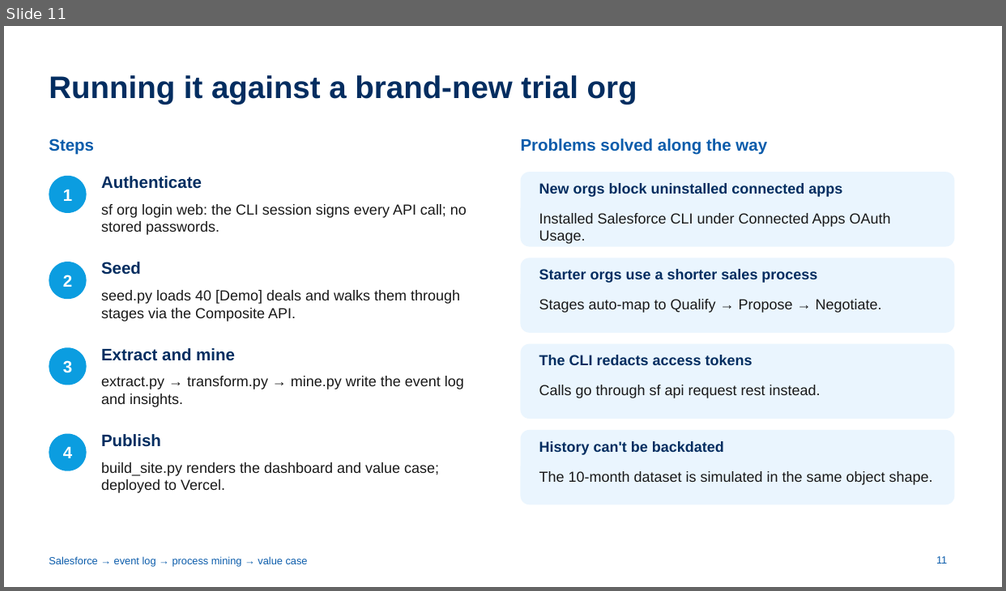
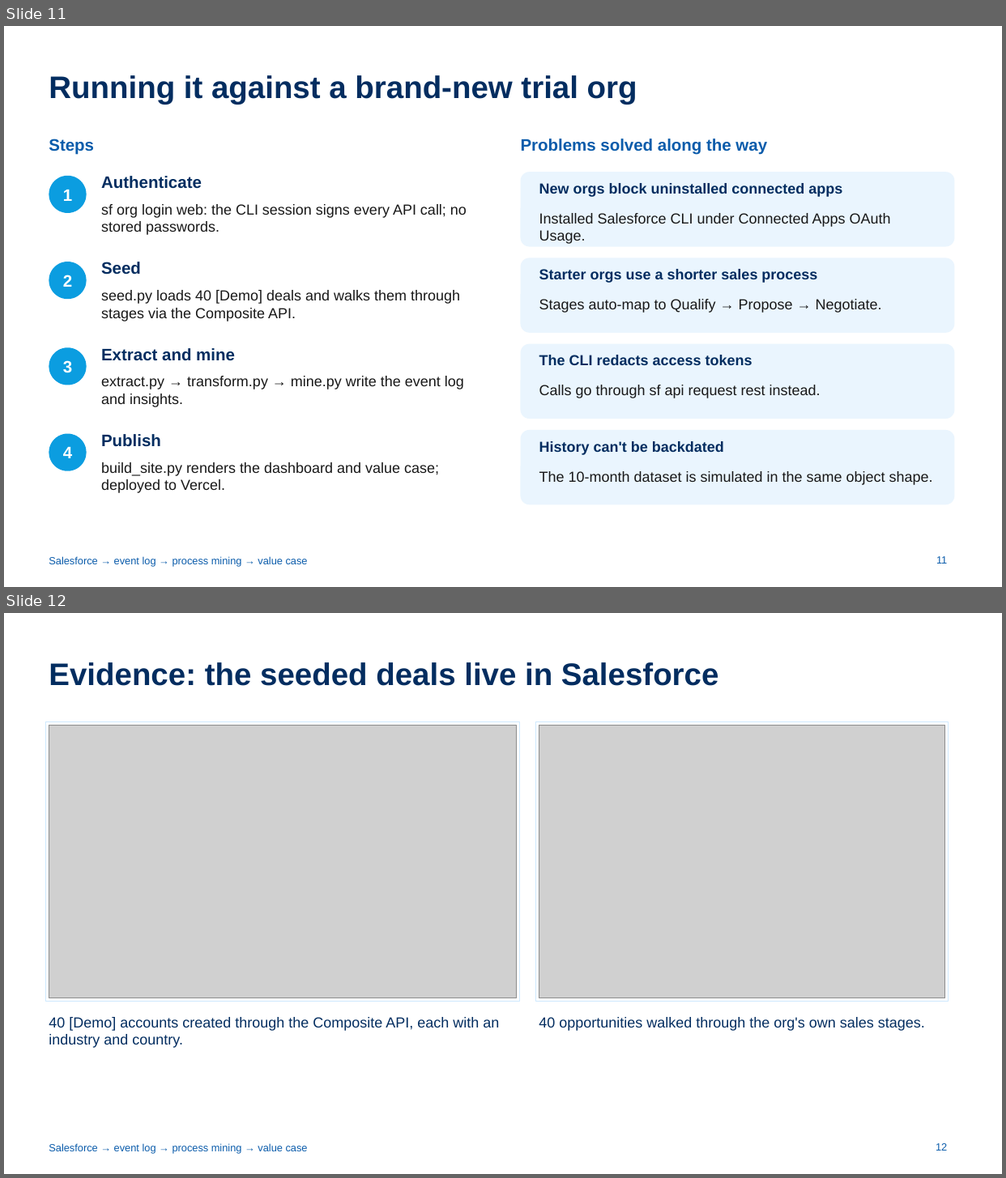
Before and after one commit to ch-lukas/salesforce-process-intelligence, a slide deck: deck/salesforce-process-intelligence.pptx. Shown one above the other, each under a label of ours: slide 11 before the commit, slides 11 and 12 after it. The pictures are 1006x591 and 1006x1178 pixels, drawn with LibreOffice and Linux fonts; fonts in the diff are those of the drawing; grey boxes stand for pictures. Boxes give left, top, right and bottom in pixels: in the first picture for what was removed or moved away, otherwise in the second. Text is boxed around its words. In the diff, an @@ line names an element or a change of style, - is before the commit and + after.

```diff
--- a/deck/salesforce-process-intelligence.pptx
+++ b/deck/salesforce-process-intelligence.pptx
@@ slide 12 added at (4, 613, 1002, 1174), background #FFFFFF; not listed: 1 template element that a slide beside it also shows @@
@@ title added at (49, 662, 719, 686), 30 pt, text #032D60, bold @@
+Evidence: the seeded deals live in Salesforce
@@ rectangle added at (46, 722, 520, 1002), fill #FFFFFF, outline #CFE9FE 1 pt @@
@@ picture added at (49, 726, 517, 999) @@
@@ rectangle added at (536, 722, 948, 1002), fill #FFFFFF, outline #CFE9FE 1 pt @@
@@ picture added at (539, 726, 946, 999) @@
@@ text added at (49, 1017, 499, 1048), 14 pt, text #032D60 @@
+40 [Demo] accounts created through the Composite API, each with an industry and country.
@@ text added at (539, 1017, 925, 1031), 14 pt, text #032D60 @@
+40 opportunities walked through the org's own sales stages.
@@ page number added at (936, 1144, 947, 1151), 10 pt, text #0B5CAB @@
+12
```
Also in this commit, not shown: 1 other slide added, 6 other files.
